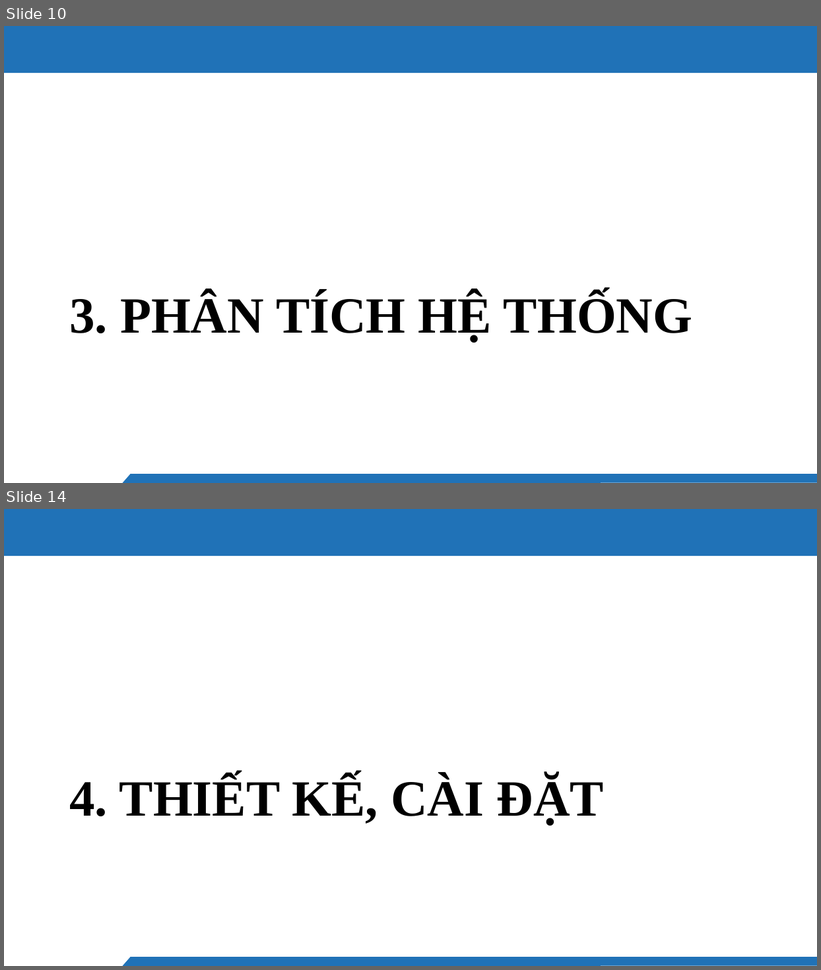
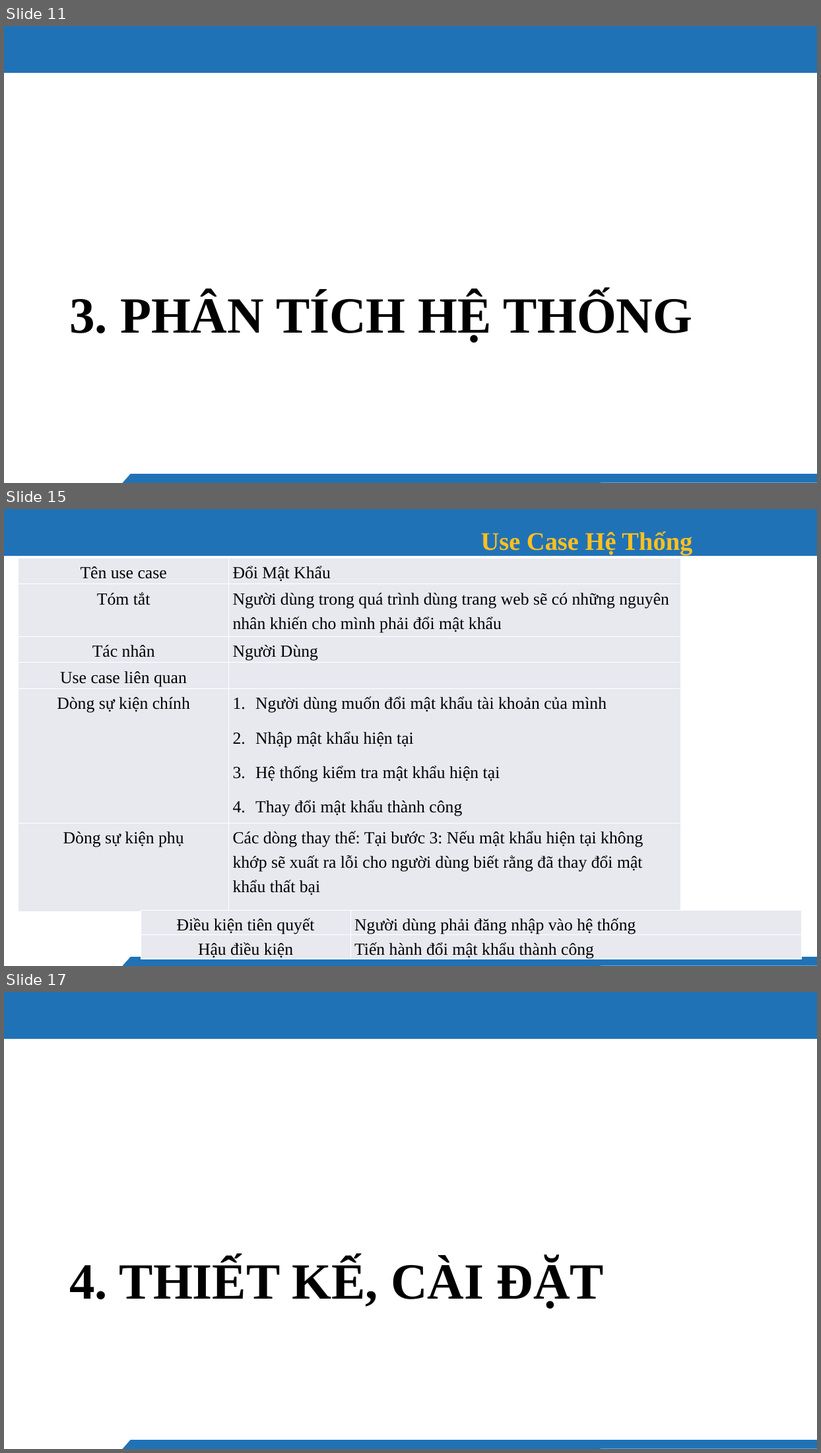
Before and after one commit to hiees-u/ProjectCuNhan-WebsiteVina-, a slide deck: PowerPoint_VINA.pptx. Shown one above the other, each under a label of ours: slides 10 and 14 before the commit, slides 11, 15 and 17 after it; the slides between them are not shown. The pictures are 821x970 and 821x1453 pixels, drawn with LibreOffice and Linux fonts; fonts in the diff are those of the drawing; background and template pictures are left out. Boxes give left, top, right and bottom in pixels: in the first picture for what was removed or moved away, otherwise in the second. Text is boxed around its words. In the diff, an @@ line names an element or a change of style, - is before the commit and + after.

```diff
--- a/PowerPoint_VINA.pptx
+++ b/PowerPoint_VINA.pptx
@@ slide 15 added at (4, 509, 817, 966), background #FFFFFF; not listed: 2 template elements that a slide beside it also shows @@
@@ title added at (481, 531, 692, 555), 30 pt, text #FEC01D, bold @@
+Use Case Hệ Thống
@@ table added at (19, 558, 682, 915), 6 rows, 2 columns @@
+Tên use case | Đổi Mật Khẩu
+Tóm tắt | Người dùng trong quá trình dùng trang web sẽ có những nguyên nhân khiến cho mình phải đổi mật khẩu
+Tác nhân | Người Dùng
+Use case liên quan | 
+Dòng sự kiện chính | Người dùng muốn đổi mật khẩu tài khoản của mình / Nhập mật khẩu hiện tại / Hệ thống kiểm tra mật khẩu hiện tại / Thay đổi mật khẩu thành công
+Dòng sự kiện phụ | Các dòng thay thế: Tại bước 3: Nếu mật khẩu hiện tại không khớp sẽ xuất ra lỗi cho người dùng biết rằng đã thay đổi mật khẩu thất bại
@@ table added at (141, 910, 802, 964), 2 rows, 2 columns @@
+Điều kiện tiên quyết | Người dùng phải đăng nhập vào hệ thống
+Hậu điều kiện | Tiến hành đổi mật khẩu thành công
@@ what was slide 10 is now slide 11 @@
@@ what was slide 14 is now slide 17 @@
```
Also in this commit, not shown: 10 slides changed, 4 other slides added, 23 other files.
